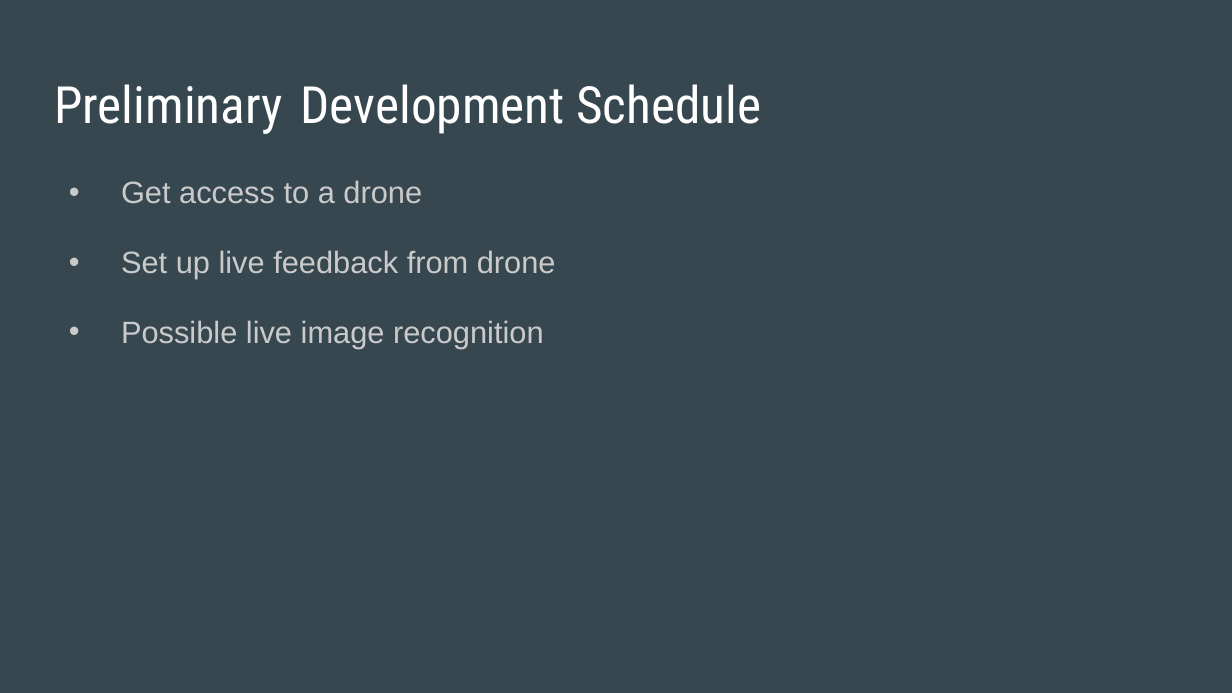
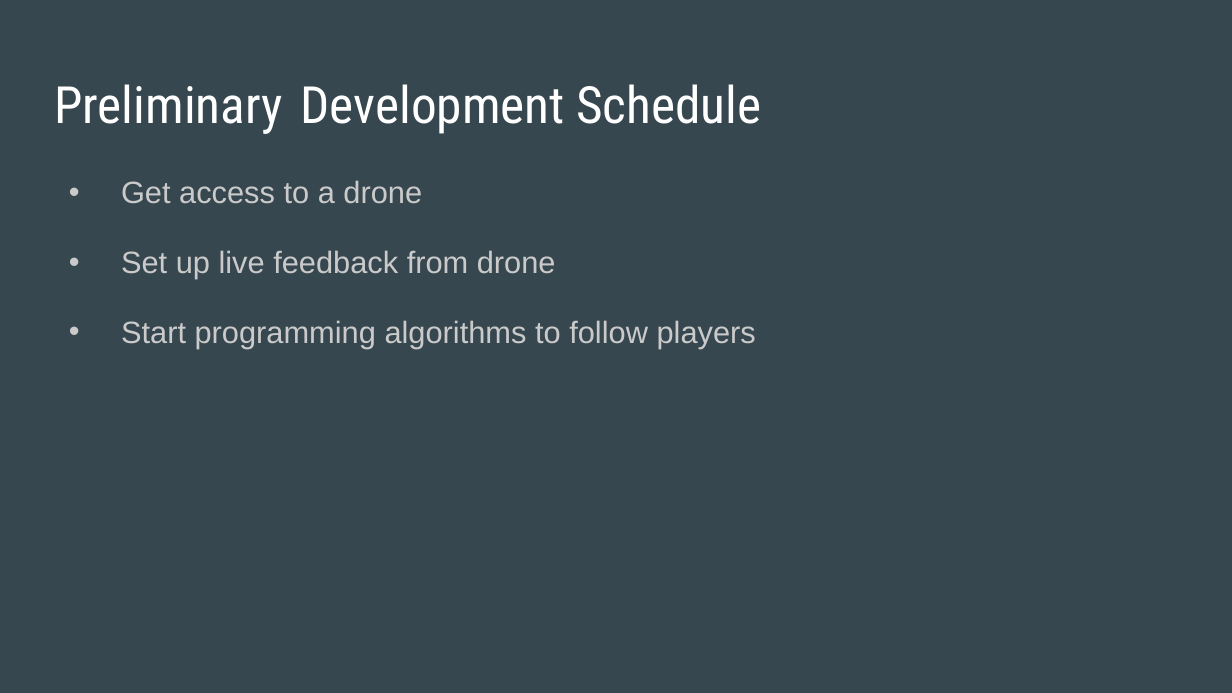
Before and after one commit to bku14/BasketAI, a slide deck: slide 5 of Project_Presentation.pptx. Drawn at 1232x693 pixels with LibreOffice and Linux fonts; fonts in the diff are those of the drawing. Boxes give left, top, right and bottom in pixels: in the first picture for what was removed or moved away, otherwise in the second. Text is boxed around its words. In the diff, an @@ line names an element or a change of style, - is before the commit and + after.

Commit message:
Change wording in presentation

```diff
--- a/Project_Presentation.pptx
+++ b/Project_Presentation.pptx
@@ text at bbox=[121, 320, 756, 349]: text changed @@
-• Possible live image recognition
+• Start programming algorithms to follow players
```
